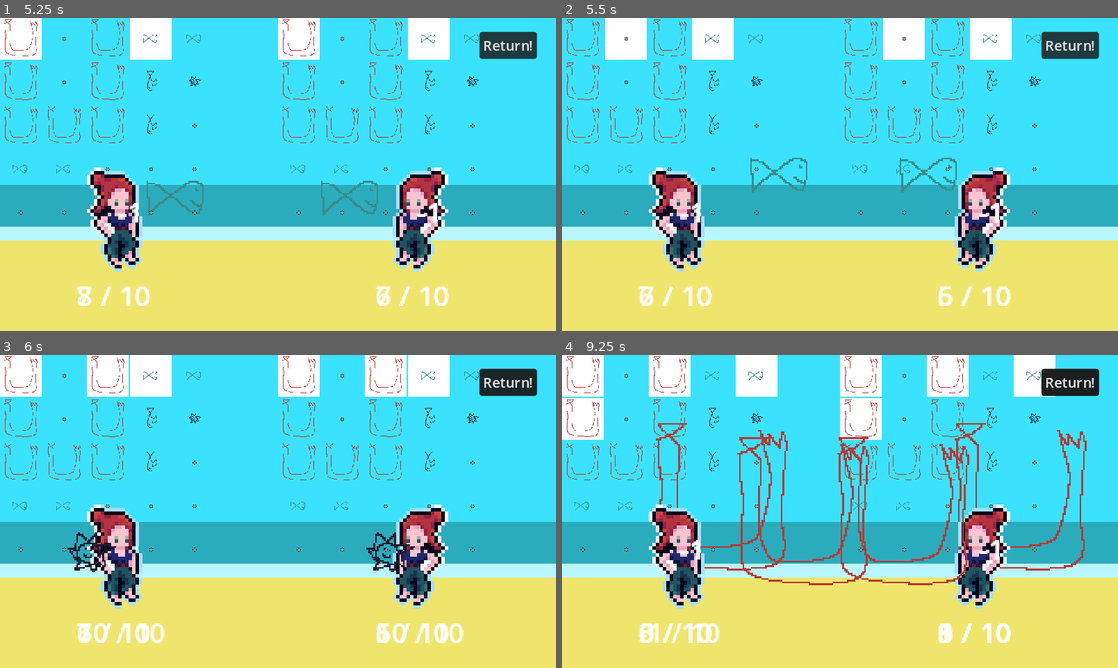
Above: before the commit, frames 1-4 (two rows, left to right).
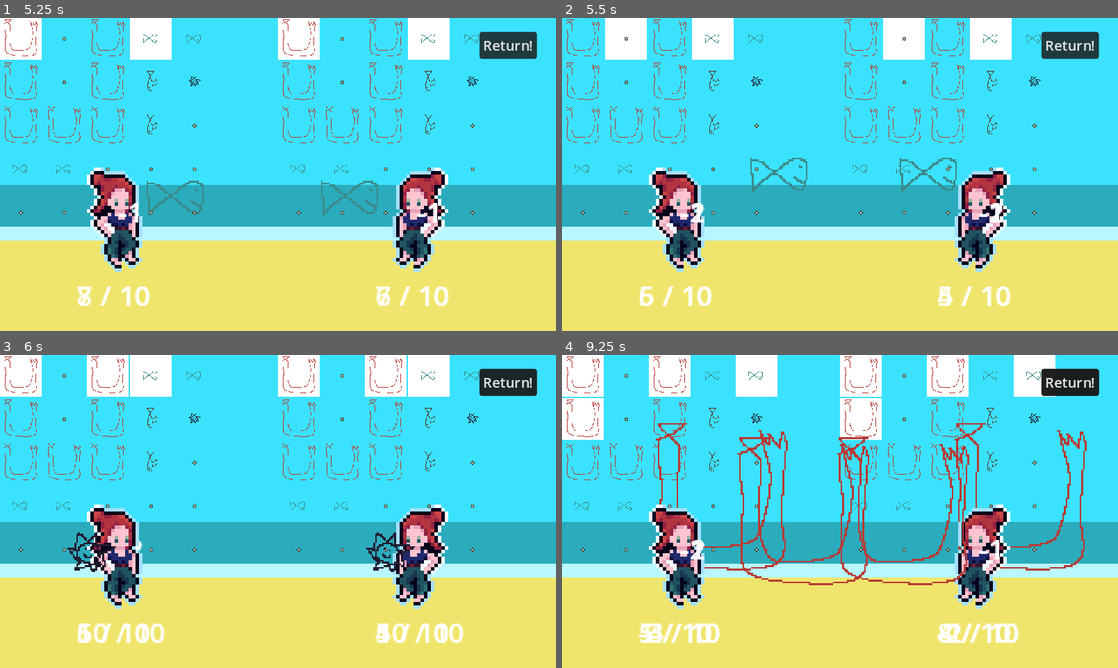
Above: after the commit, the same moments.

Repository: sandsq/fishfashionfight
Game: Godot game, scene res://inventory/inventory_container.tscn
Two runs of this game, one before a commit and one after it. Both use one fixed random seed, a clock stepped at 60 frames per second and the inputs below.
Inputs (mouse positions are in pixels of both pictures, inside the frame that each line leads up to):
- Up to frame 1 (5.25 s): click "Fight!" at 0.5 s; click "Fight!" at 1.25 s; click "Fight!" at 2 s; move the mouse to (400, 158) at 2.77 s; click (400, 158) at 2.85 s; move the mouse to (166, 190) at 3.52 s; tap Space (attack) at 3.6 s; click (166, 190) at 3.8 s; move the mouse to (333, 105) at 4.27 s; click (333, 105) at 4.35 s; move the mouse to (250, 237) at 5.02 s; click (250, 237) at 5.1 s
- Up to frame 2 (5.5 s): no input
- Up to frame 3 (6 s): move the mouse to (444, 558) at 5.77 s; tap Space (attack) at 5.85 s
- Up to frame 4 (9.25 s): click (1006, 558) at 6.05 s; move the mouse to (673, 464) at 6.52 s; click (673, 464) at 6.6 s; move the mouse to (867, 511) at 7.27 s; click (867, 511) at 7.35 s; move the mouse to (756, 433) at 8.02 s; tap Space (attack) at 8.1 s; click (756, 433) at 8.3 s; move the mouse to (962, 495) at 8.77 s; click (962, 495) at 8.85 s

Frame 1 is identical in both runs. In frame 2, 0.2% of the frame differs, in the area x 13-80%, y 59-92%; in frame 3, 0.1%; in frame 4, 0.6%, in the area x 13-83%, y 59-92%.

Commit message:
Allow potential conditions to affect whether synergy is applied

Diff:
--- a/character.gd
+++ b/character.gd
@@ -55,11 +55,11 @@
 
 
 
-func _on_character_stats_health_changed(new_health):
+func _on_character_stats_health_changed(_new_health):
 	hp_label.text = "%s / %s" % [character_stats.current_health, character_stats.max_health]
 
 
-func _on_character_stats_max_health_changed(new_max_health):
+func _on_character_stats_max_health_changed(_new_max_health):
 	pass # Replace with function body.
 
 
--- a/fish/entity.gd
+++ b/fish/entity.gd
@@ -3,6 +3,8 @@
 
 @export var texture: Texture
 @export var arrangement: Array[Vector2] ## specifies fish shape with 2d indexes
+@export var base_damage = 1
+@export var species = "fish"
 
 var absolute_arrangement_indexes: Array[int] ## specifies fish shape with 1d indexes, the indexes are the absolute positions in the grid
 var fish_parts: Array[FishPart]
@@ -21,6 +23,7 @@
 			var fish_part = FishPart.new()
 			fish_part.set_texture(atlas_texture)
 			fish_part.set_parent_fish(self)
+			fish_part.damage = base_damage
 			fish_parts.append(fish_part)
 
 		# inefficient but should be fine for sizes we are dealing with
--- a/fish/fish_part.gd
+++ b/fish/fish_part.gd
@@ -33,7 +33,7 @@
 	received_synergy_data = new_received_synergy_data
 
 func process_received_synergy_data():
-	print("synergy data is %s" % received_synergy_data)
+	#print("synergy data is %s" % received_synergy_data)
 	if received_synergy_data.has("damage_boost"):
 		damage = damage * received_synergy_data.damage_boost
 
--- a/fish/one_by_one.tscn
+++ b/fish/one_by_one.tscn
@@ -6,3 +6,4 @@
 [node name="OneByOne" instance=ExtResource("1_mbeem")]
 texture = ExtResource("2_uqrkg")
 arrangement = Array[Vector2]([Vector2(0, 0)])
+species = "one_by_one"
--- a/fish/one_by_two.tscn
+++ b/fish/one_by_two.tscn
@@ -6,3 +6,5 @@
 [node name="OneByTwo" instance=ExtResource("1_dl3cp")]
 texture = ExtResource("2_gkbsf")
 arrangement = Array[Vector2]([Vector2(0, 0), Vector2(1, 0)])
+base_damage = 2
+species = "one_by_two"
--- a/fish/two_by_one.tscn
+++ b/fish/two_by_one.tscn
@@ -6,3 +6,4 @@
 [node name="TwoByOne" instance=ExtResource("1_l40au")]
 texture = ExtResource("2_d275w")
 arrangement = Array[Vector2]([Vector2(0, 0), Vector2(0, 1)])
+species = "two_by_one"
--- a/fish/u_fish.tscn
+++ b/fish/u_fish.tscn
@@ -6,3 +6,4 @@
 [node name="UFish" instance=ExtResource("1_kycl7")]
 texture = ExtResource("2_yjgb6")
 arrangement = Array[Vector2]([Vector2(0, 0), Vector2(2, 0), Vector2(0, 1), Vector2(2, 1), Vector2(0, 2), Vector2(1, 2), Vector2(2, 2)])
+species = "u_fish"
--- a/global_utils.gd
+++ b/global_utils.gd
@@ -5,6 +5,8 @@
 static var INVENTORY_ROWS = 5
 static var INVENTORY_COLS = 5
 static var INVENTORY_SIZE = INVENTORY_ROWS * INVENTORY_COLS
+static var Synergy = preload("res://synergy.tscn")
+
 
 static func grid_to_index(grid_pos: Vector2) -> int:
 	var i = grid_pos.y * INVENTORY_ROWS + grid_pos.x
@@ -17,6 +19,13 @@
 	#print("index %s on an %s x %s grid is position %s" % [i, INVENTORY_ROWS, INVENTORY_COLS, xy])
 	return xy
 
+static func clone_synergy(s):
+	var new_synergy = Synergy.instantiate()
+	new_synergy.synergy_data = s.synergy_data.duplicate()
+	new_synergy.synergy_condition = s.synergy_condition
+	return new_synergy
+
+
 
 func _ready():
 	if get_tree().current_scene.scene_file_path == "res://battle.tscn":
--- a/hurtbox.gd
+++ b/hurtbox.gd
@@ -1,11 +1 @@
 extends Area2D
-
-
-# Called when the node enters the scene tree for the first time.
-func _ready():
-	pass # Replace with function body.
-
-
-# Called every frame. 'delta' is the elapsed time since the previous frame.
-func _process(delta):
-	pass
--- a/inventory/inventory.gd
+++ b/inventory/inventory.gd
@@ -1,5 +1,4 @@
 extends Node2D
-class_name Inventory
 
 signal fishes_changed(indexes) ## array of positions that changed
 
@@ -25,8 +24,19 @@
 	print("adding ufish parts %s at abs inds %s" % [ufish_parts, ufish_parts_abs_inds])
 	var current_ind = 0
 	for part_ind in ufish_parts_abs_inds:
-		print("adding the %s th ufish part to inventory slot %s" % [current_ind, part_ind])
-		fish_parts[part_ind] = ufish_parts[current_ind]
+		print("adding the %s th ufish part to inventory slot %s"
+				% [current_ind, part_ind])
+		var ufish_part = ufish_parts[current_ind]
+		if current_ind == 5:
+			var testsynergy = Synergy.instantiate()
+			testsynergy.synergy_data = {"damage_boost": 8.0}
+			testsynergy.synergy_condition = func(test_val):
+					if not test_val.has("species"):
+						return false
+					else:
+						return test_val.species == "two_by_one"
+			ufish_part.set_adjacent_synergy_to_provide(testsynergy, 0)
+		fish_parts[part_ind] = ufish_part
 		current_ind += 1
 
 	var fish1 = OneByTwo.instantiate()
@@ -54,9 +64,9 @@
 	fish4.set_absolute_arrangement_indexes(arr4)
 	var fish_parts4 = fish4.make_fish_parts()
 	var testpart = fish_parts4[0]
-	var testsynergy = Synergy.instantiate()
-	testsynergy.synergy_data = {"damage_boost": 2.0}
-	testpart.set_adjacent_synergy_to_provide(testsynergy, 2)
+	var testsynergy4 = Synergy.instantiate()
+	testsynergy4.synergy_data = {"damage_boost": 2.0}
+	testpart.set_adjacent_synergy_to_provide(testsynergy4, 2)
 	fish_parts[9] = testpart
 
 
@@ -89,5 +99,5 @@
 	return previous_items
 
 
-func _on_synergy_entered(area):
+func _on_synergy_entered(_area):
 	print("something entered synergy area")
--- a/inventory/inventory_slot_display.gd
+++ b/inventory/inventory_slot_display.gd
@@ -65,17 +65,16 @@
 		for i in associated_fish_part.adjacent_synergies_to_provide.size():
 			var synergy_to_provide = \
 						associated_fish_part.adjacent_synergies_to_provide[i]
-			print("synergy to provide %s, index %s" % [synergy_to_provide, i])
+			#print("synergy to provide %s, index %s" % [synergy_to_provide, i])
 			if synergy_to_provide != null:
-				var synergy = synergy_to_provide.duplicate()
+				var synergy = GS.clone_synergy(synergy_to_provide)
 				## duplicate doesn't duplicate variables
-				synergy.synergy_data = synergy_to_provide.synergy_data
-				print("synergy data %s" % synergy.synergy_data)
+				#print("synergy data %s" % synergy.synergy_data)
 				var synergy_collision_shape = CollisionShape2D.new()
 				var synergy_shape = RectangleShape2D.new()
 				#print("synergy %s, synergy shape %s"
 						#% [synergy, synergy_shape])
-				var center = Vector2(GS.GRID_SIZE / 2, GS.GRID_SIZE / 2)
+				var center = Vector2(GS.GRID_SIZE / 2.0, GS.GRID_SIZE / 2.0)
 				var offset = 18
 				if i == 0:
 					synergy_shape.size = Vector2(16, 4)
@@ -203,9 +202,13 @@
 
 
 func _on_synergy_detector_entered(area):
-	print("potential candidate for synergy, I am index %s, the identity of the area is %s" % [get_index(), area])
-	associated_fish_part.set_received_synergy_data(area.synergy_data)
-
-func _on_synergy_detector_exited(area):
+
+	var fish = associated_fish_part.get_parent_fish()
+	var data = {"species": fish.species}
+	print("potential candidate for synergy, I am index %s, the identity of the area is %s, the data is %s" % [get_index(), area, data])
+	if area.synergy_condition.call(data):
+		associated_fish_part.set_received_synergy_data(area.synergy_data)
+
+func _on_synergy_detector_exited(_area):
 	print("removing candidate for synergy, I am index %s" % [get_index()])
 	associated_fish_part.set_received_synergy_data({})
--- a/inventory/inventory_slot_display.tscn
+++ b/inventory/inventory_slot_display.tscn
@@ -10,6 +10,7 @@
 offset_right = 32.0
 offset_bottom = 32.0
 script = ExtResource("1_xjjg0")
+display_debug_adjacents = null
 
 [node name="FishPartTextureRect" type="TextureRect" parent="."]
 custom_minimum_size = Vector2(32, 32)
--- a/synergy.gd
+++ b/synergy.gd
@@ -1,3 +1,6 @@
 extends Area2D
 
 var synergy_data = {}
+var synergy_condition: Callable = func(data):
+		print("the synergy condition is using this data %s" % data)
+		return true
